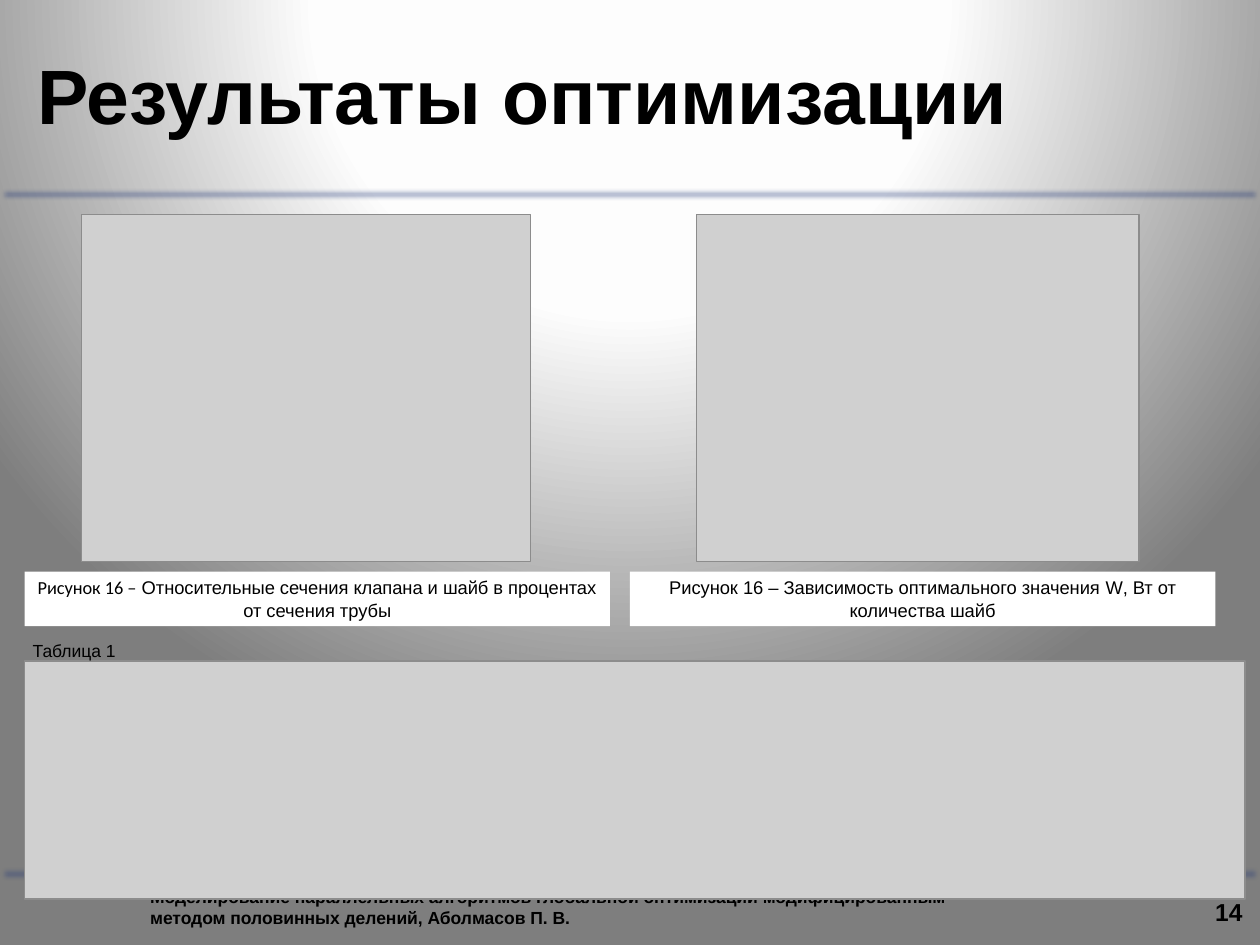
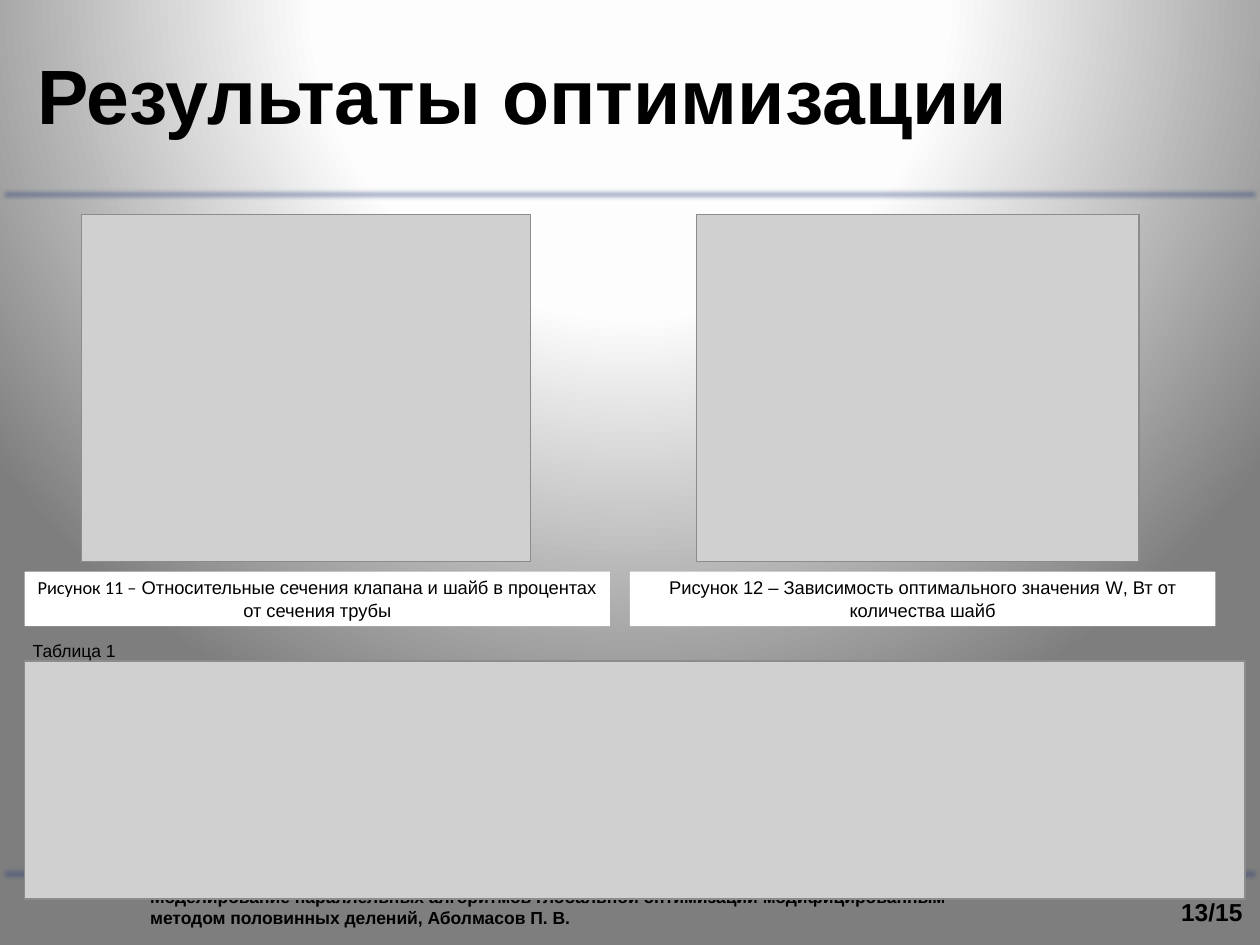
Before and after one commit to graf-abolmasov/PGraph, a slide deck: slide 13 of documentation/Презентация.pptx (slide 14 before the commit). Drawn at 1260x945 pixels with LibreOffice and Linux fonts; fonts in the diff are those of the drawing; grey boxes stand for pictures; background and template pictures are left out. Boxes give left, top, right and bottom in pixels: in the first picture for what was removed or moved away, otherwise in the second. Text is boxed around its words. In the diff, an @@ line names an element or a change of style, - is before the commit and + after.

```diff
--- a/documentation/Презентация.pptx
+++ b/documentation/Презентация.pptx
@@ text in rectangle at bbox=[38, 580, 596, 620]: text changed @@
-Рисунок 16 – Относительные сечения клапана и шайб в процентах от сечения трубы
+Рисунок 11 – Относительные сечения клапана и шайб в процентах от сечения трубы
@@ text in rectangle at bbox=[669, 581, 1176, 617]: text changed @@
-Рисунок 16 – Зависимость оптимального значения W, Вт от количества шайб
+Рисунок 12 – Зависимость оптимального значения W, Вт от количества шайб
@@ page number at bbox=[1181, 903, 1242, 922]: text changed @@
-14
+13/15
```
Also in this commit, not shown: 9 other slides changed, 1 slide removed, 6 other files.
